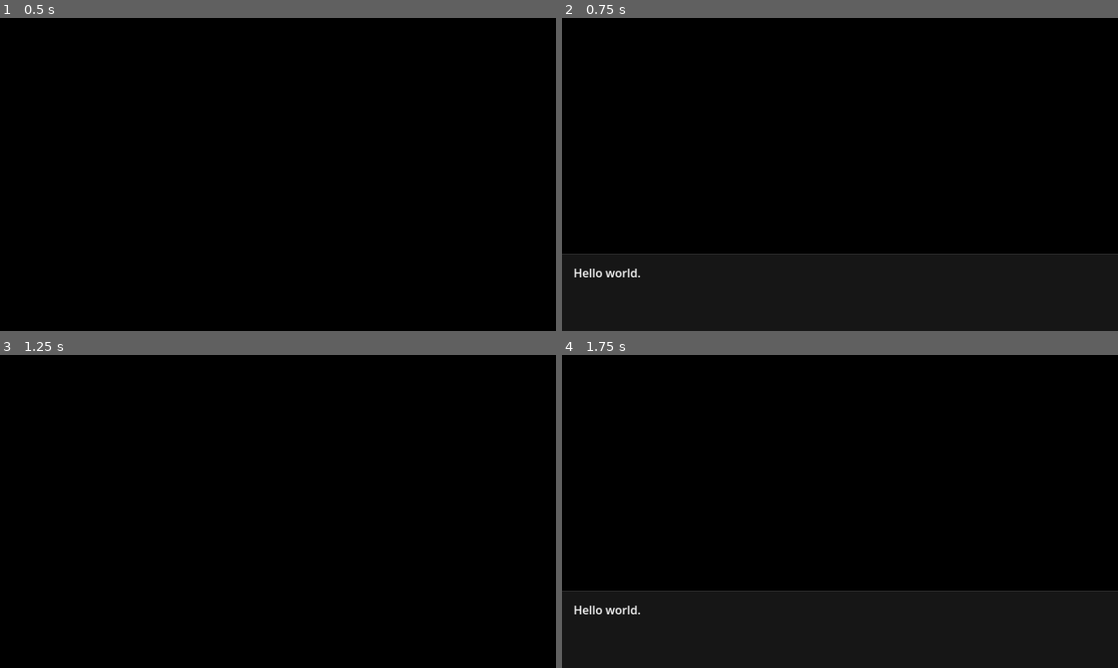
Above: before the commit, frames 1-4 (two rows, left to right).
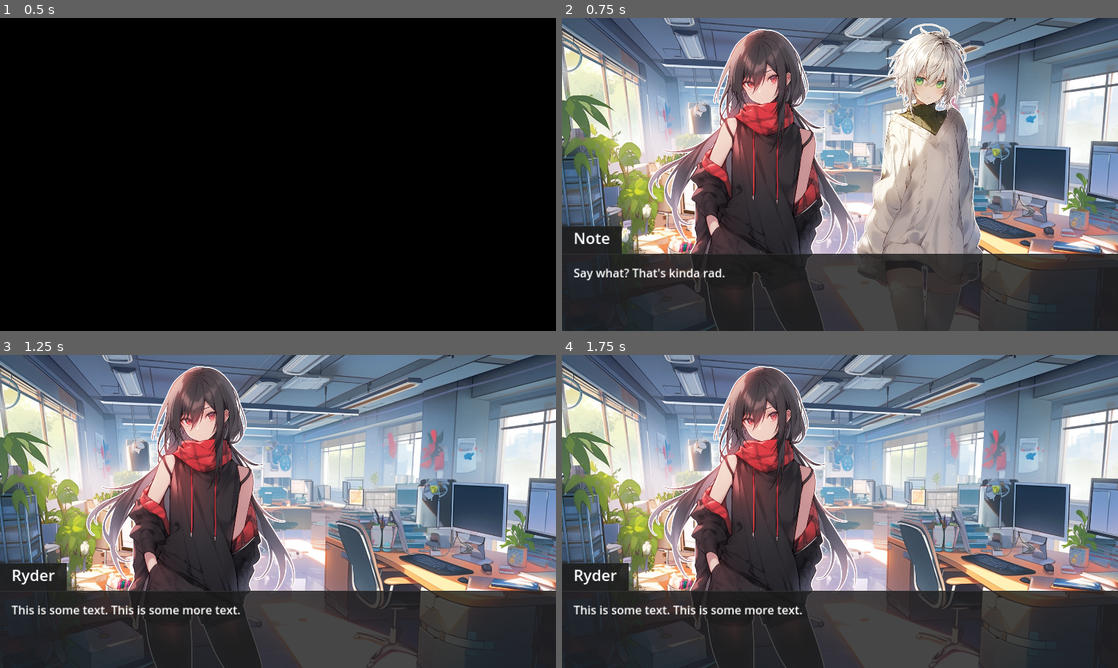
Above: after the commit, the same moments.

Repository: itsMapleLeaf/lovenote
Game: Godot game, scene res://game.tscn
Two runs of this game, one before a commit and one after it. Both use one fixed random seed, a clock stepped at 60 frames per second and the inputs below.
Inputs:
- Up to frame 1 (0.5 s): no input
- Up to frame 2 (0.75 s): tap Enter (dialog_advance) at 0.5 s; hold Right (dialog_next) from 0.53 s (still down)
- Up to frame 3 (1.25 s): keep holding Right (dialog_next); tap Left (dialog_prev) at 0.8 s
- Up to frame 4 (1.75 s): tap Space at 1.25 s; release Right (dialog_next) at 1.28 s; tap Left (dialog_prev) at 1.35 s; tap Right (dialog_next) at 1.55 s

Frame 1 is identical in both runs. In frame 2, 88% of the frame differs, in the area x 0-100%, y 0-100%; in frame 3, 100%; in frame 4, 87%.
Error after the commit: Invalid call. Nonexistent function 'apply_snapshot' in base 'Nil'. (res://game.gd:12)

Commit message:
split stuff up

Diff:
--- a/engine/dialog_ui.tscn
+++ b/engine/dialog_ui.tscn
@@ -58,14 +58,15 @@
 
 [node name="DialogUI" type="Control"]
 layout_mode = 3
-anchors_preset = 15
+anchors_preset = 12
+anchor_top = 1.0
 anchor_right = 1.0
 anchor_bottom = 1.0
 grow_horizontal = 2
-grow_vertical = 2
+grow_vertical = 0
 mouse_filter = 1
 script = ExtResource("1_on6jx")
-dialog_text = "Have you ever had a dream that that you um you had you'd you would you could you'd do you wi you wants you you could do so you you'd do you could you you want you want him to do you so much you could do anything? "
+text = "Have you ever had a dream that that you um you had you'd you would you could you'd do you wi you wants you you could do so you you'd do you could you you want you want him to do you so much you could do anything? "
 speaker = "Ryder"
 advance_indicator_visible = true
 
--- a/engine/timeline/timeline.gd
+++ /dev/null
@@ -1,21 +0,0 @@
-class_name Timeline
-
-var lines: Array[DialogLine] = []
-
-
-func _init(source: String) -> void:
-	for line in source.split("\n", false):
-		line = line.strip_edges()
-
-		if line.is_empty():
-			continue
-
-		lines.append(DialogLine.new(line))
-
-
-func _strip_edges(text: String) -> String:
-	return text.strip_edges()
-
-
-func _is_non_empty(text: String) -> bool:
-	return not text.is_empty()
--- a/game.gd
+++ b/game.gd
@@ -1,238 +1,36 @@
+@tool
 extends Node
 
-var stage_sequence: Array[StageLine] = _create_stage_sequence(
-	"""
-	Hello world.
-	[speaker:Ryder] [enter:ryder,to=0.35,from=-0.2,duration=1] This is some text. \
-	[wait:1.0] [background:office_interior.png] This is some more text.
-	[speaker:Note] [enter:note,to=0.65,from=0.2,duration=1] Say what? [wait:1.0] That's kinda rad.
-	[speaker:Note] [leave:note,by=0.2,duration=1] aight bye
-	[speaker:Ryder] :(
-	"""
-)
-
-var stage_sequence_position: int = -1:
+@export var timeline_position: int = -1:
 	set(value):
-		stage_sequence_position = clampi(value, -1, stage_sequence.size() - 1)
+		timeline_position = clampi(value, -1, timeline.sequence.size() - 1)
 		var snapshot := (
-			stage_sequence[stage_sequence_position].snapshot
-			if stage_sequence_position > -1
+			timeline.sequence[timeline_position].snapshot
+			if timeline_position > -1
 			else StageState.new()
 		)
-		_apply_snapshot(snapshot)
+		stage.apply_snapshot(snapshot)
 
-@onready var background := %Background as TextureRect
-@onready var dialog_ui := %DialogUI as DialogUI
-@onready var characters := %Characters as Node
+var timeline_source := """
+Hello world.
+[speaker:Ryder] [enter:ryder,to=0.35,from=-0.2,duration=1] This is some text. \
+[wait:1.0] [background:office_interior.png] This is some more text.
+[speaker:Note] [enter:note,to=0.65,from=0.2,duration=1] Say what? [wait:1.0] That's kinda rad.
+[speaker:Note] [leave:note,by=0.2,duration=1] aight bye
+[speaker:Ryder] :(
+"""
+
+var timeline := Timeline.new(timeline_source)
+
+@onready var stage := %Stage as Stage
 
 
 func _ready() -> void:
-	background.modulate = Color.TRANSPARENT
-	dialog_ui.clear()
+	stage.apply_snapshot(StageState.new())
 
 
 func _unhandled_input(event: InputEvent) -> void:
 	if event.is_action_pressed("dialog_next"):
-		stage_sequence_position += 1
+		timeline_position += 1
 	elif event.is_action_pressed("dialog_prev"):
-		stage_sequence_position -= 1
-
-
-func _apply_snapshot(snapshot: StageState) -> void:
-	if snapshot.background.is_empty():
-		background.modulate.a = 0
-	else:
-		background.texture = load("res://content/backgrounds/" + snapshot.background)
-		background.modulate.a = 1
-
-	dialog_ui.speaker = snapshot.speaker
-	dialog_ui.text = snapshot.text
-
-	for character in characters.get_children():
-		character.queue_free()
-
-	for character_state in snapshot.characters:
-		var scene_path := "res://content/characters/%s.tscn" % character_state.name
-		var scene := load(scene_path) as PackedScene
-		var character := scene.instantiate() as Character
-		character.stage_position = character_state.stage_position
-		characters.add_child(character)
-
-
-func _create_stage_sequence(timeline_source: String) -> Array[StageLine]:
-	var sequence: Array[StageLine] = []
-
-	var text_and_directive_regex := RegEx.create_from_string(
-		r"(?<text>[^\[]+)?(?:\[(?:(?<directive_name>[a-z_]+)):(?<directive_value>.+?)\])?"
-	)
-
-	var state: StageState
-	for line in timeline_source.split("\n", false):
-		line = line.strip_edges()
-
-		if line.is_empty():
-			continue
-
-		state = state.duplicate(true) if state else StageState.new()
-		state.speaker = ""
-
-		var parts: Array[StageLinePart] = []
-
-		for match in text_and_directive_regex.search_all(line):
-			var text := match.get_string("text")
-			text = text.strip_edges() if text else ""
-			if not text.is_empty():
-				parts.append(TextPart.new(text))
-
-			var directive_name := match.get_string("directive_name")
-			var directive_value := match.get_string("directive_value")
-			if directive_name and directive_value:
-				parts.append(DirectivePart.new(directive_name, directive_value))
-
-		state.apply_parts(parts)
-		sequence.append(StageLine.new(parts, state))
-		print(StageLine.new(parts, state))
-
-	print_rich(
-		(
-			"[color=gray]Loaded stage sequence with [color=white]%d[/color] lines[/color]"
-			% sequence.size()
-		)
-	)
-
-	return sequence
-
-
-class StageState:
-	extends Resource
-
-	@export var background: String = ""
-	@export var speaker: String = ""
-	@export var text: String = ""
-	@export var characters: Array[CharacterState] = []
-
-	func _to_string() -> String:
-		var data := {
-			"speaker": speaker,
-			"text": text,
-			"background": background,
-			"characters": characters,
-		}
-		return "StageState(%s)" % data
-
-	func apply_parts(parts: Array[StageLinePart]) -> void:
-		var text_parts := PackedStringArray()
-
-		for part in parts:
-			if part is TextPart:
-				text_parts.append(part.text)
-			elif part is DirectivePart:
-				_apply_directive_part(part)
-
-		text = " ".join(text_parts)
-
-		var extra_white_space := RegEx.create_from_string(r"\s+")
-		text = extra_white_space.sub(text, " ", true)
-
-	func _apply_directive_part(part: DirectivePart) -> void:
-		match part.name:
-			"speaker":
-				speaker = part.value
-			"background":
-				background = part.value
-			"enter":
-				var name := part.get_required_arg(0)
-				var position := part.get_required_arg("to").to_float()
-				characters.append(CharacterState.new(name, position))
-			"leave":
-				for index in characters.size():
-					var character := characters[index]
-					if character.name == part.args[0]:
-						characters.remove_at(index)
-						break
-
-
-class CharacterState:
-	extends Resource
-	var name: String
-	var stage_position: float
-
-	func _init(name: String, stage_position: float) -> void:
-		self.name = name
-		self.stage_position = stage_position
-
-	func _to_string() -> String:
-		var data := {
-			"name": name,
-			"stage_position": stage_position,
-		}
-		return "CharacterState(%s)" % data
-
-
-class StageLine:
-	var parts: Array[StageLinePart]
-	var snapshot: StageState
-
-	func _init(parts: Array[StageLinePart], snapshot: StageState) -> void:
-		self.parts = parts
-		self.snapshot = snapshot
-
-	func _to_string() -> String:
-		var data := {
-			"parts": parts,
-			"snapshot": snapshot,
-		}
-		return "StageLine(%s)" % data
-
-
-class StageLinePart:
-	pass
-
-
-class TextPart:
-	extends StageLinePart
-	var text: String
-
-	func _init(text: String) -> void:
-		self.text = text
-
-	func _to_string() -> String:
-		return "TextPart(%s)" % text
-
-
-class DirectivePart:
-	extends StageLinePart
-
-	var name: String
-	var value: String
-	var args: Dictionary = {}
-
-	func _init(name: String, value: String) -> void:
-		self.name = name
-		self.value = value
-
-		var positional_arg_index := 0
-		for value_part in value.split(",", false):
-			var named_arg_parts := value_part.split("=", false)
-			if named_arg_parts.size() == 2:
-				var arg_name := named_arg_parts[0].strip_edges()
-				var arg_value := named_arg_parts[1].strip_edges()
-				args[arg_name] = arg_value
-			else:
-				args[positional_arg_index] = value_part.strip_edges()
-				positional_arg_index += 1
-
-	func get_required_arg(key: Variant) -> String:
-		if not args.has(key):
-			var message := (
-				"Missing required argument '%s' for directive [%s:%s]" % [key, name, value]
-			)
-			push_error(message)
-		return args[key]
-
-	func _to_string() -> String:
-		var data := {
-			"name": name,
-			"args": args,
-		}
-		return "DirectivePart(%s)" % data
+		timeline_position -= 1
--- a/game.tscn
+++ b/game.tscn
@@ -1,27 +1,11 @@
-[gd_scene load_steps=4 format=3 uid="uid://8vkbx2qocw2x"]
+[gd_scene load_steps=3 format=3 uid="uid://8vkbx2qocw2x"]
 
-[ext_resource type="Texture2D" uid="uid://bh6f1yadl6fli" path="res://content/backgrounds/office_interior.png" id="1_f74bo"]
 [ext_resource type="Script" path="res://game.gd" id="1_mgb3y"]
-[ext_resource type="PackedScene" uid="uid://hod5ouvqdw5u" path="res://engine/dialog_ui.tscn" id="4_p1eaw"]
+[ext_resource type="PackedScene" uid="uid://dnt1wgo2wmd1d" path="res://stage.tscn" id="2_n8pyd"]
 
 [node name="Game" type="Node"]
 script = ExtResource("1_mgb3y")
+timeline_position = 1
 
-[node name="Background" type="TextureRect" parent="."]
+[node name="Stage" parent="." instance=ExtResource("2_n8pyd")]
 unique_name_in_owner = true
-anchors_preset = 15
-anchor_right = 1.0
-anchor_bottom = 1.0
-grow_horizontal = 2
-grow_vertical = 2
-texture = ExtResource("1_f74bo")
-expand_mode = 1
-stretch_mode = 6
-
-[node name="Characters" type="Node" parent="."]
-unique_name_in_owner = true
-
-[node name="DialogUI" parent="." instance=ExtResource("4_p1eaw")]
-unique_name_in_owner = true
-text = "Have you ever had a dream that that you um you had you'd you would you could you'd do you wi you wants you you could do so you you'd do you could you you want you want him to do you so much you could do anything? "
-metadata/_edit_lock_ = true
--- /dev/null
+++ b/stage.gd
@@ -0,0 +1,28 @@
+@tool
+class_name Stage
+extends Node
+
+@onready var background := %Background as TextureRect
+@onready var characters := %Characters as Node
+@onready var dialog_ui := %DialogUI as DialogUI
+
+
+func apply_snapshot(snapshot: StageState) -> void:
+	if snapshot.background.is_empty():
+		background.modulate.a = 0
+	else:
+		background.texture = load("res://content/backgrounds/" + snapshot.background)
+		background.modulate.a = 1
+
+	dialog_ui.speaker = snapshot.speaker
+	dialog_ui.text = snapshot.text
+
+	for character in characters.get_children():
+		character.queue_free()
+
+	for character_state in snapshot.characters:
+		var scene_path := "res://content/characters/%s.tscn" % character_state.name
+		var scene := load(scene_path) as PackedScene
+		var character := scene.instantiate() as Character
+		character.stage_position = character_state.stage_position
+		characters.add_child(character)
--- /dev/null
+++ b/stage.tscn
@@ -0,0 +1,28 @@
+[gd_scene load_steps=4 format=3 uid="uid://dnt1wgo2wmd1d"]
+
+[ext_resource type="Script" path="res://stage.gd" id="1_qudqc"]
+[ext_resource type="Texture2D" uid="uid://bh6f1yadl6fli" path="res://content/backgrounds/office_interior.png" id="2_223kb"]
+[ext_resource type="PackedScene" uid="uid://hod5ouvqdw5u" path="res://engine/dialog_ui.tscn" id="3_6o74l"]
+
+[node name="Stage" type="Node"]
+script = ExtResource("1_qudqc")
+
+[node name="Background" type="TextureRect" parent="."]
+unique_name_in_owner = true
+anchors_preset = 15
+anchor_right = 1.0
+anchor_bottom = 1.0
+grow_horizontal = 2
+grow_vertical = 2
+texture = ExtResource("2_223kb")
+expand_mode = 1
+stretch_mode = 6
+
+[node name="Characters" type="Node" parent="."]
+unique_name_in_owner = true
+
+[node name="DialogUI" parent="." instance=ExtResource("3_6o74l")]
+unique_name_in_owner = true
+speaker = ""
+advance_indicator_visible = false
+metadata/_edit_lock_ = true
--- /dev/null
+++ b/stage_command.gd
@@ -0,0 +1,41 @@
+class_name StageCommand
+## Represents a command to apply changes to a stage.
+## Commands are parsed from directives,
+## e.g. [enter:Note] becomes a StageCommand with name "enter" and value "Note",
+## and dialog in timeline source files is parsed into a command
+## with name "dialog" and value the text.
+
+var name: String
+var value: String
+var args: Dictionary = {}
+
+
+func _init(name: String, value: String) -> void:
+	self.name = name
+	self.value = value
+
+	var positional_arg_index := 0
+	for value_part in value.split(",", false):
+		var named_arg_parts := value_part.split("=", false)
+		if named_arg_parts.size() == 2:
+			var arg_name := named_arg_parts[0].strip_edges()
+			var arg_value := named_arg_parts[1].strip_edges()
+			args[arg_name] = arg_value
+		else:
+			args[positional_arg_index] = value_part.strip_edges()
+			positional_arg_index += 1
+
+
+func get_required_arg(key: Variant) -> String:
+	if not args.has(key):
+		var message := "Missing required argument '%s' for directive [%s:%s]" % [key, name, value]
+		push_error(message)
+	return args[key]
+
+
+func _to_string() -> String:
+	var data := {
+		"name": name,
+		"args": args,
+	}
+	return "DirectivePart(%s)" % data
--- /dev/null
+++ b/stage_line.gd
@@ -0,0 +1,42 @@
+class_name StageLine
+
+var commands: Array[StageCommand]
+var snapshot: StageState
+
+
+func _init(commands: Array[StageCommand], base_snapshot: StageState) -> void:
+	self.commands = commands
+
+	snapshot = base_snapshot.duplicate(true) as StageState
+	snapshot.speaker = ""
+
+	var new_text := PackedStringArray()
+
+	for command in commands:
+		match command.name:
+			"dialog":
+				new_text.append(command.value)
+			"speaker":
+				snapshot.speaker = command.value
+			"background":
+				snapshot.background = command.value
+			"enter":
+				var name := command.get_required_arg(0)
+				var position := command.get_required_arg("to").to_float()
+				snapshot.characters.append(StageState.CharacterState.new(name, position))
+			"leave":
+				for index in snapshot.characters.size():
+					var character := snapshot.characters[index]
+					if character.name == command.args[0]:
+						snapshot.characters.remove_at(index)
+						break
+
+	snapshot.text = " ".join(new_text)
+
+
+func _to_string() -> String:
+	var data := {
+		"commands": commands,
+		"snapshot": snapshot,
+	}
+	return "StageLine(%s)" % data
--- /dev/null
+++ b/stage_state.gd
@@ -0,0 +1,40 @@
+class_name StageState
+extends Resource
+
+@export var background: String = ""
+@export var speaker: String = ""
+@export var characters: Array[CharacterState] = []
+
+@export var text: String = "":
+	set(input):
+		text = extra_white_space.sub(input.strip_edges(), " ", true)
+
+var extra_white_space := RegEx.create_from_string(r"\s+")
+
+
+func _to_string() -> String:
+	var data := {
+		"speaker": speaker,
+		"text": text,
+		"background": background,
+		"characters": characters,
+	}
+	return "StageState(%s)" % data
+
+
+class CharacterState:
+	extends Resource
+
+	@export var name: String = ""
+	@export var stage_position: float = 0
+
+	func _init(name := "", stage_position := 0.0) -> void:
+		self.name = name
+		self.stage_position = stage_position
+
+	func _to_string() -> String:
+		var data := {
+			"name": name,
+			"stage_position": stage_position,
+		}
+		return "CharacterState(%s)" % data
--- /dev/null
+++ b/timeline.gd
@@ -0,0 +1,43 @@
+class_name Timeline
+
+var sequence: Array[StageLine] = []
+
+var text_and_directive_regex := RegEx.create_from_string(
+	r"(?<text>[^\[]+)?(?:\[(?:(?<directive_name>[a-z_]+)):(?<directive_value>.+?)\])?"
+)
+
+
+func _init(timeline_source: String) -> void:
+	sequence.clear()
+
+	var snapshot := StageState.new()
+
+	for line_source in timeline_source.split("\n", false):
+		line_source = line_source.strip_edges()
+
+		if line_source.is_empty():
+			continue
+
+		var commands: Array[StageCommand] = []
+
+		for match in text_and_directive_regex.search_all(line_source):
+			var text := match.get_string("text")
+			text = text.strip_edges() if text else ""
+			if not text.is_empty():
+				commands.append(StageCommand.new("dialog", text))
+
+			var directive_name := match.get_string("directive_name")
+			var directive_value := match.get_string("directive_value")
+			if directive_name and directive_value:
+				commands.append(StageCommand.new(directive_name, directive_value))
+
+		var line := StageLine.new(commands, snapshot)
+		snapshot = line.snapshot
+		sequence.append(line)
+
+	print_rich(
+		(
+			"[color=gray]Loaded stage sequence with [color=white]%d[/color] lines[/color]"
+			% sequence.size()
+		)
+	)
